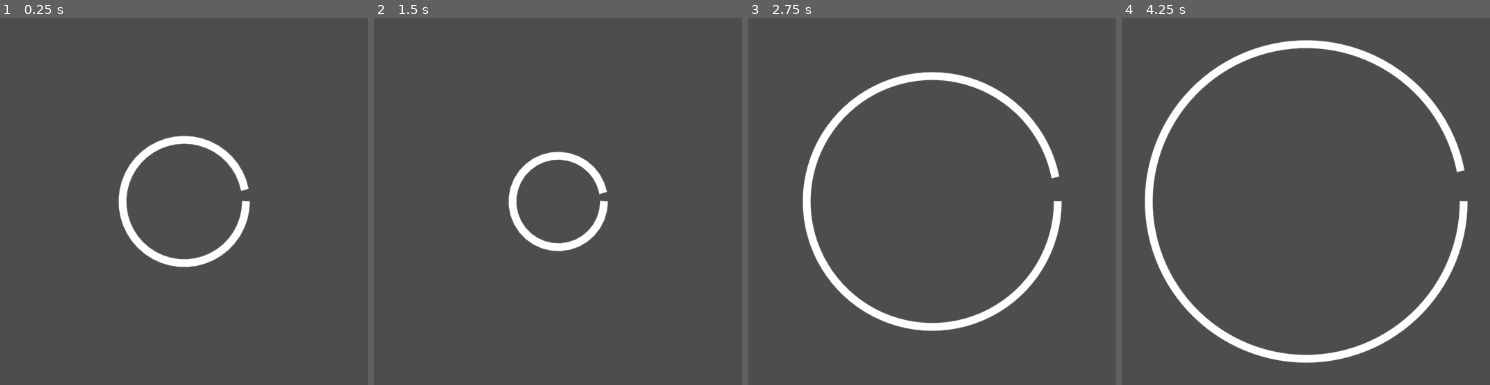
Above: before the commit, frames 1-4 (left to right).
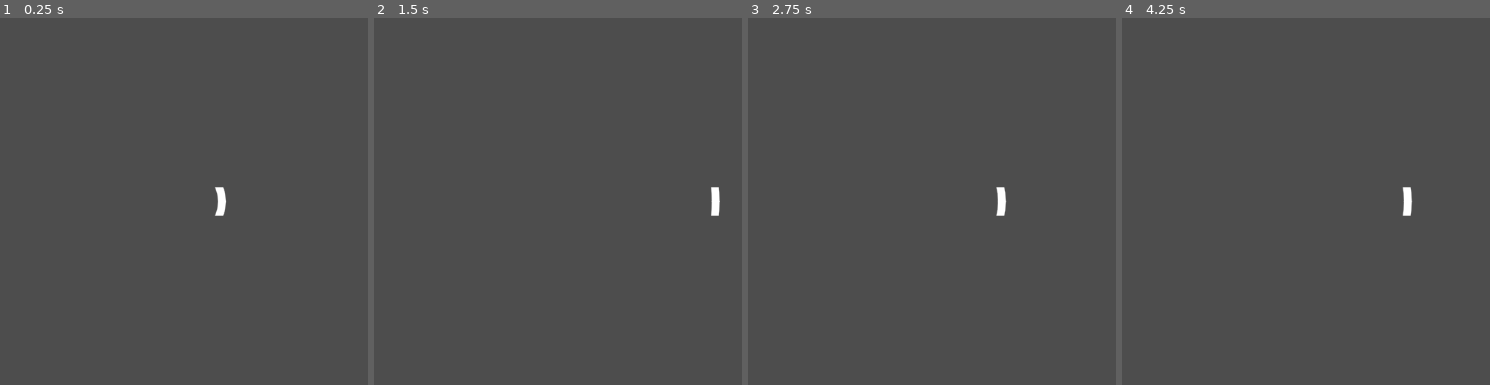
Above: after the commit, the same moments.

Repository: LettucePie/october
Game: Godot game, scene res://game.tscn
The game is run twice, just before and just after one commit, with the same random seed, the same clock (stepped at 60 frames per second) and the same inputs.
Inputs:
- Up to frame 1 (0.25 s): no input
- Up to frame 2 (1.5 s): no input
- Up to frame 3 (2.75 s): no input
- Up to frame 4 (4.25 s): no input

The runs differ from the first frame. In frame 1, 2.6% of the frame differs, in the area x 32-68%, y 31-68%; in frame 2, 2.0%; in frame 3, 5.1%; in frame 4, 6.3%, in the area x 5-95%, y 5-95%.

Commit message:
i need to invert this

Diff:
--- /dev/null
+++ b/cutout.gd
@@ -0,0 +1,13 @@
+extends Node2D
+class_name Cutout
+
+
+
+func _draw() -> void:
+	draw_rect(
+		Rect2(0, -20, 500, 40),
+		Color.BLACK,
+		true,
+		-1.0,
+		true
+	)
--- /dev/null
+++ b/cutout.tscn
@@ -0,0 +1,10 @@
+[gd_scene load_steps=3 format=3 uid="uid://cbwayarel2uvl"]
+
+[ext_resource type="Script" uid="uid://dw0a4vijo54y2" path="res://cutout.gd" id="1_uefi2"]
+[ext_resource type="PackedScene" uid="uid://bbod4740o7cm7" path="res://ring.tscn" id="1_vqkcc"]
+
+[node name="Cutout" type="Node2D"]
+clip_children = 1
+script = ExtResource("1_uefi2")
+
+[node name="Ring" parent="." instance=ExtResource("1_vqkcc")]
--- a/game.tscn
+++ b/game.tscn
@@ -1,10 +1,10 @@
 [gd_scene load_steps=2 format=3 uid="uid://cuqejiribu1et"]
 
-[ext_resource type="PackedScene" uid="uid://bbod4740o7cm7" path="res://ring.tscn" id="1_80nbo"]
+[ext_resource type="PackedScene" uid="uid://cbwayarel2uvl" path="res://cutout.tscn" id="1_80nbo"]
 
 [node name="Game" type="Node"]
 
 [node name="RingHold" type="Node2D" parent="."]
 position = Vector2(541, 298)
 
-[node name="Ring" parent="RingHold" instance=ExtResource("1_80nbo")]
+[node name="Cutout" parent="RingHold" instance=ExtResource("1_80nbo")]
--- a/ring.gd
+++ b/ring.gd
@@ -3,7 +3,7 @@
 
 const RADIUS_MIN : float = 20
 const RADIUS_MAX : float = 250
-const SEG_MIN : int = 10
+const SEG_MIN : int = 15
 const SEG_MAX : int = 125
 
 @export var offset : Vector2 = Vector2.ZERO
@@ -13,7 +13,7 @@
 @export var width : float = 10.0
 
 ## Testing
-var grow : float = 1.2
+var grow : float = 0.6
 
 
 func _process(delta: float) -> void:
@@ -33,7 +33,7 @@
 		Vector2.ZERO,
 		radius,
 		0,
-		PI * 2 - PI / 16,
+		PI * 2,
 		segments,
 		color,
 		width,
Not shown, added: cutout.gd.uid
